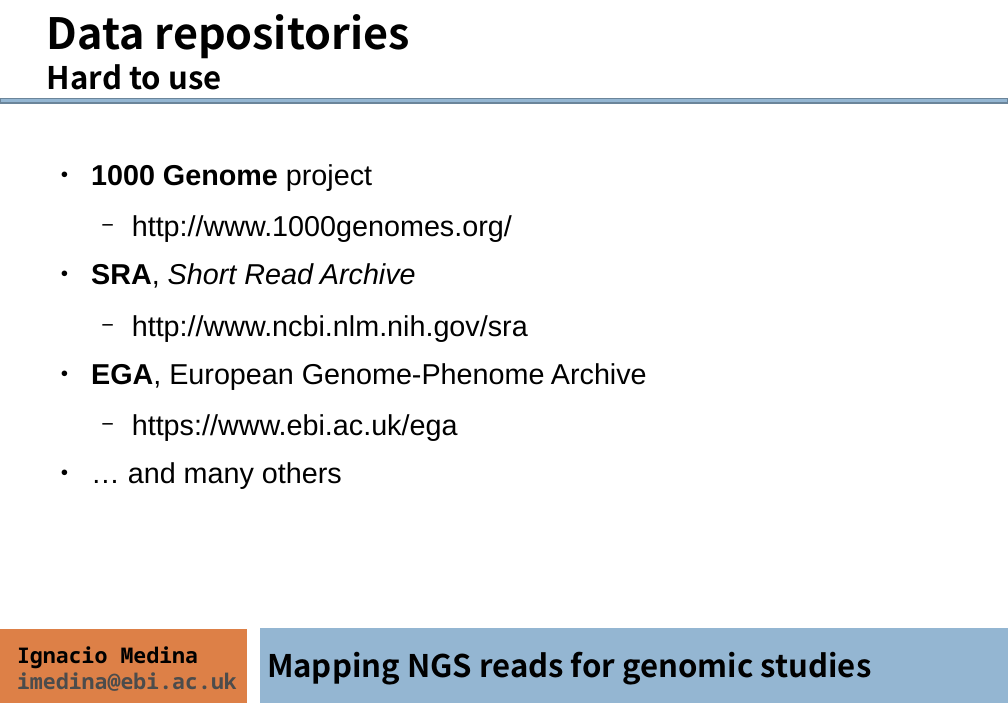
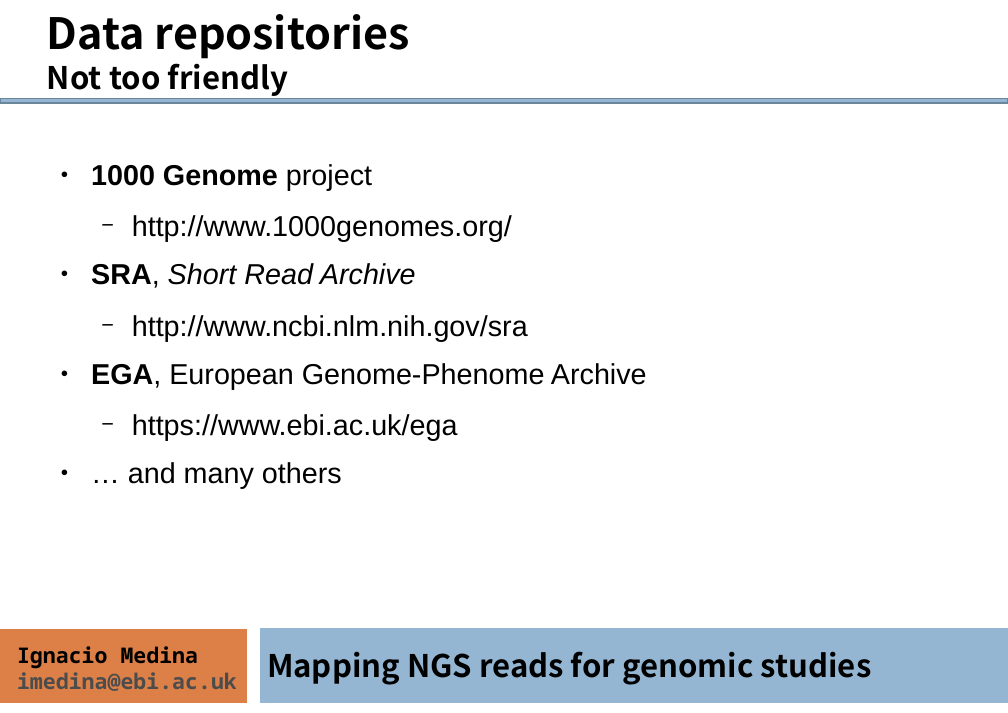
Before and after one commit to ngs-course/ngs-course.github.io, a slide deck: slide 28 of Course_Materials/alignment/presentation/ngs-read-mapping-imedina-mda14.odp. Drawn at 1008x713 pixels with LibreOffice and Linux fonts; fonts in the diff are those of the drawing. Boxes give left, top, right and bottom in pixels: in the first picture for what was removed or moved away, otherwise in the second. Text is boxed around its words. In the diff, an @@ line names an element or a change of style, - is before the commit and + after.

```diff
--- a/Course_Materials/alignment/presentation/ngs-read-mapping-imedina-mda14.odp
+++ b/Course_Materials/alignment/presentation/ngs-read-mapping-imedina-mda14.odp
@@ text at <box>47,57,288,96</box>: text changed @@
-Hard to use
+Not too friendly
```
Also in this commit, not shown: 16 other slides changed, 1 other file.
